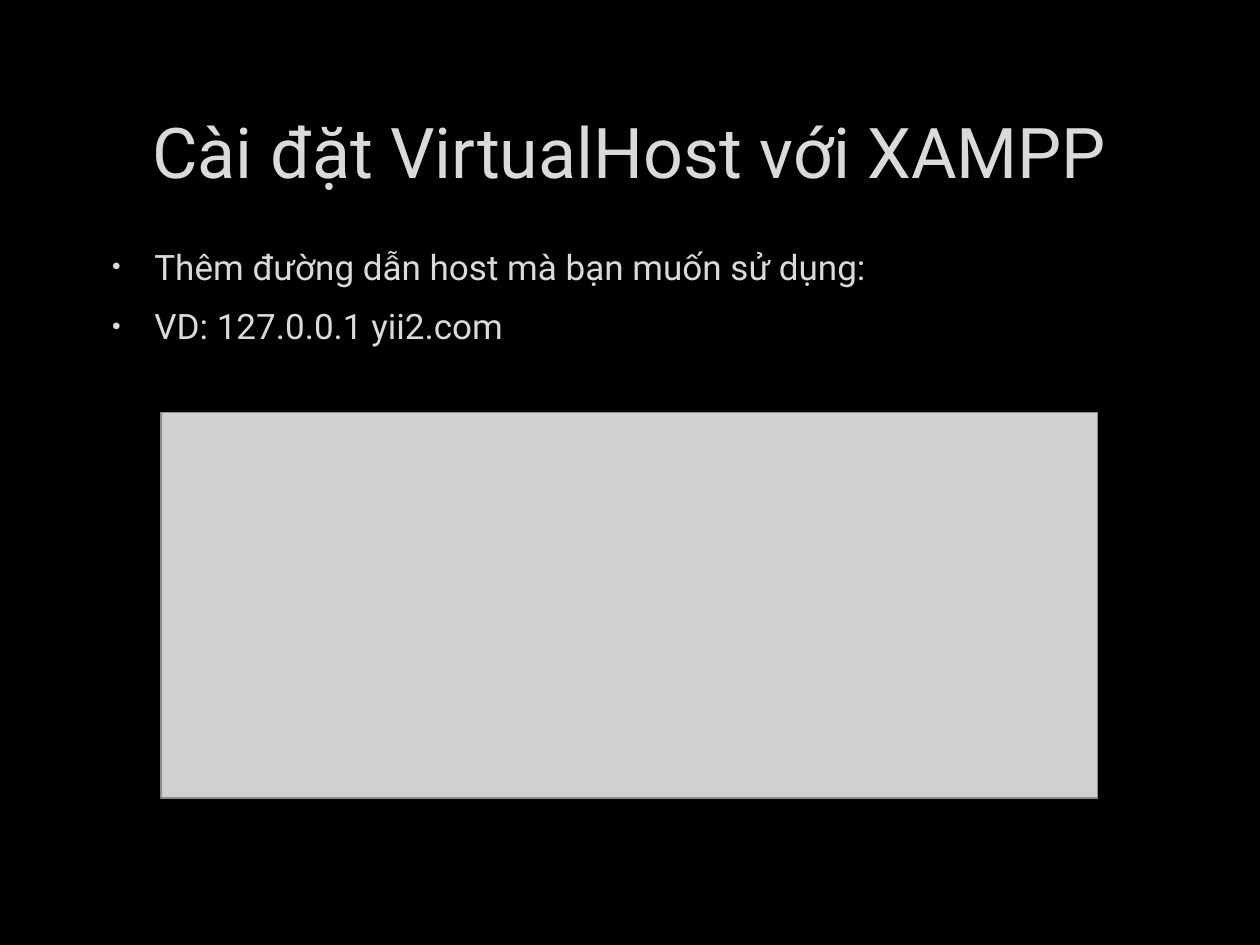
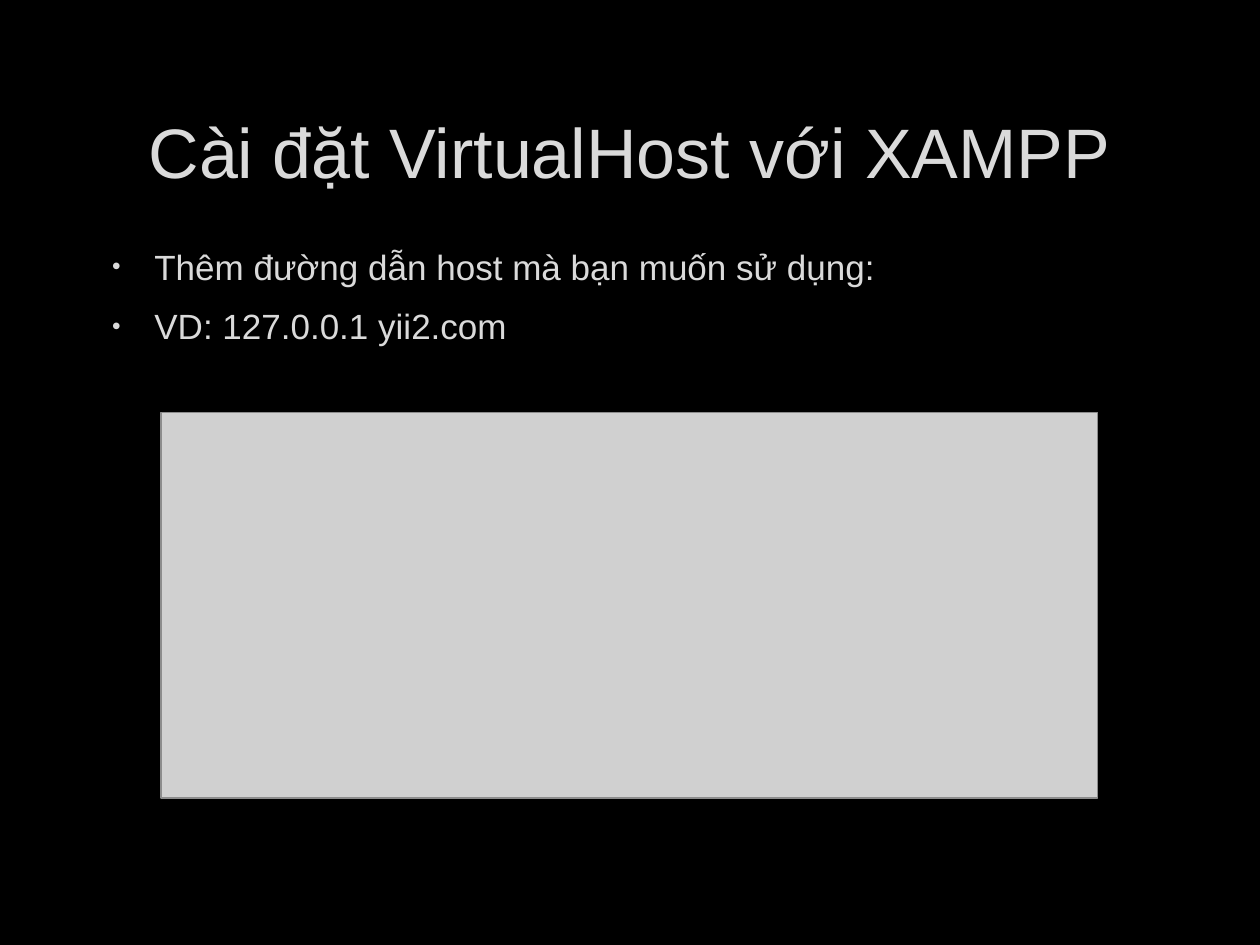
Before and after one commit to deviknight/php, a slide deck: slide 22 of Yii-Framwork.pptx (slide 17 before the commit). Drawn at 1260x945 pixels with LibreOffice and Linux fonts; fonts in the diff are those of the drawing; grey boxes stand for pictures; background and template pictures are left out. Boxes give left, top, right and bottom in pixels: in the first picture for what was removed or moved away, otherwise in the second. Text is boxed around its words. In the diff, an @@ line names an element or a change of style, - is before the commit and + after.

```diff
--- a/Yii-Framwork.pptx
+++ b/Yii-Framwork.pptx
@@ title "Cài đặt VirtualHost với XAMPP" at [149,126,1110,189]: font Roboto to Arial @@
@@ text "Thêm đường dẫn host mà ..." at [154,251,875,346]: font Roboto to Arial @@
```
Also in this commit, not shown: 19 other slides changed, 9 slides added, 2 slides removed, 2 other files.
